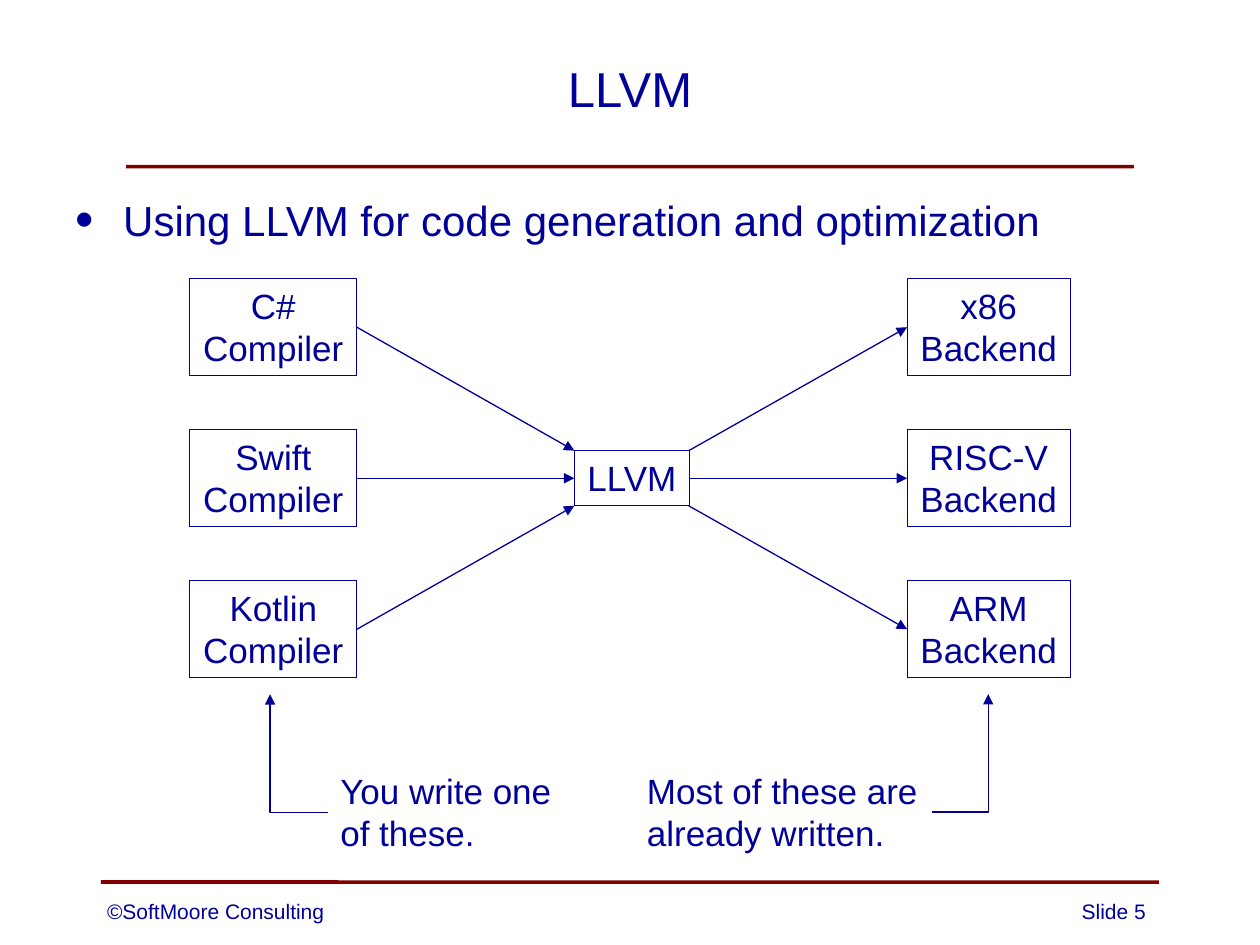
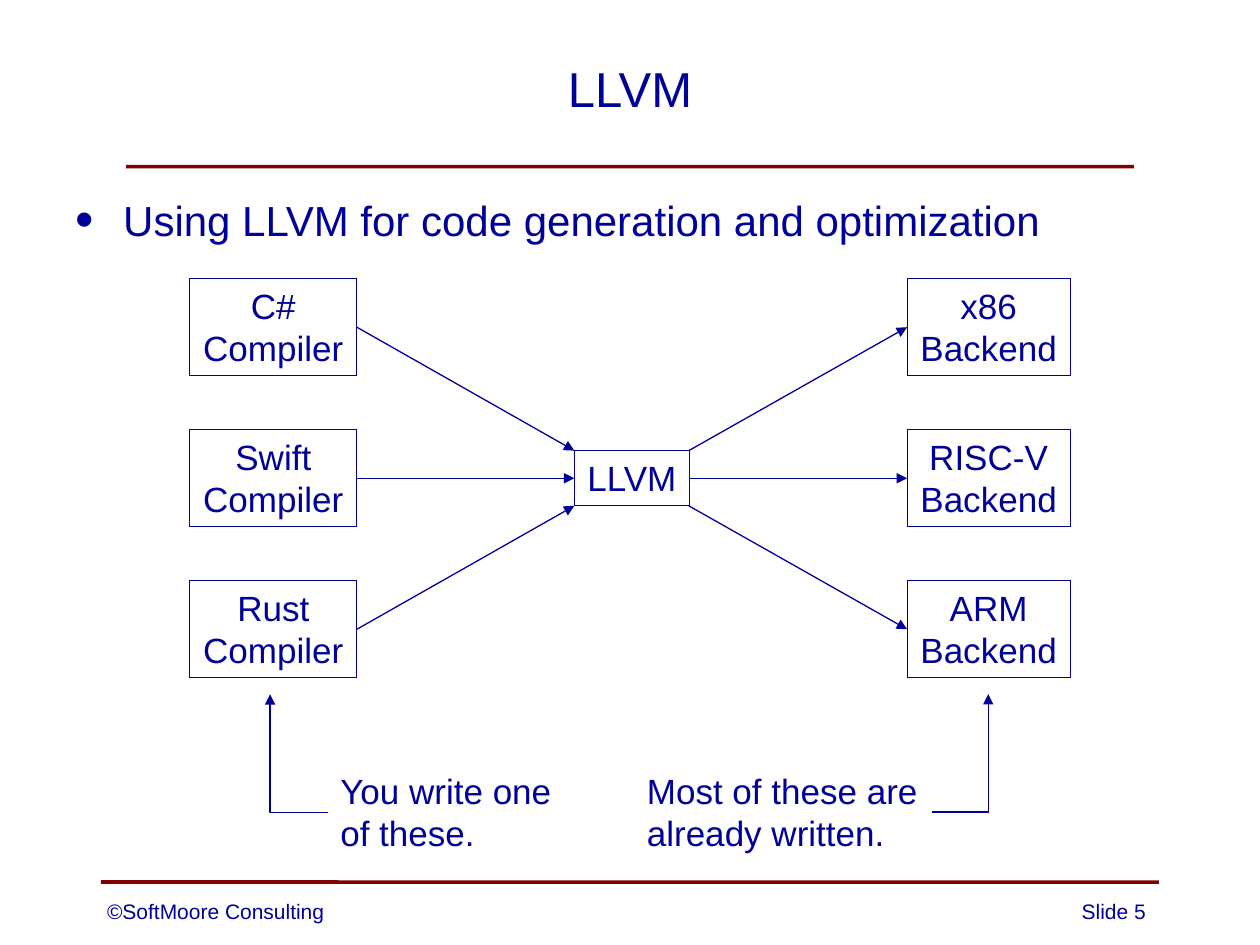
Before and after one commit to SoftMoore/CPRL-Kt-2nd, a slide deck: slide 5 of PowerPoints/12 - Optimization.pptx. Drawn at 1260x945 pixels with LibreOffice and Linux fonts; fonts in the diff are those of the drawing. Boxes give left, top, right and bottom in pixels: in the first picture for what was removed or moved away, otherwise in the second. Text is boxed around its words. In the diff, an @@ line names an element or a change of style, - is before the commit and + after.

```diff
--- a/PowerPoints/12 - Optimization.pptx
+++ b/PowerPoints/12 - Optimization.pptx
@@ text in rectangle at (237, 597, 309, 622): text changed @@
-Kotlin
+Rust
```
Also in this commit, not shown: 3 other slides changed, 3 slides added.
